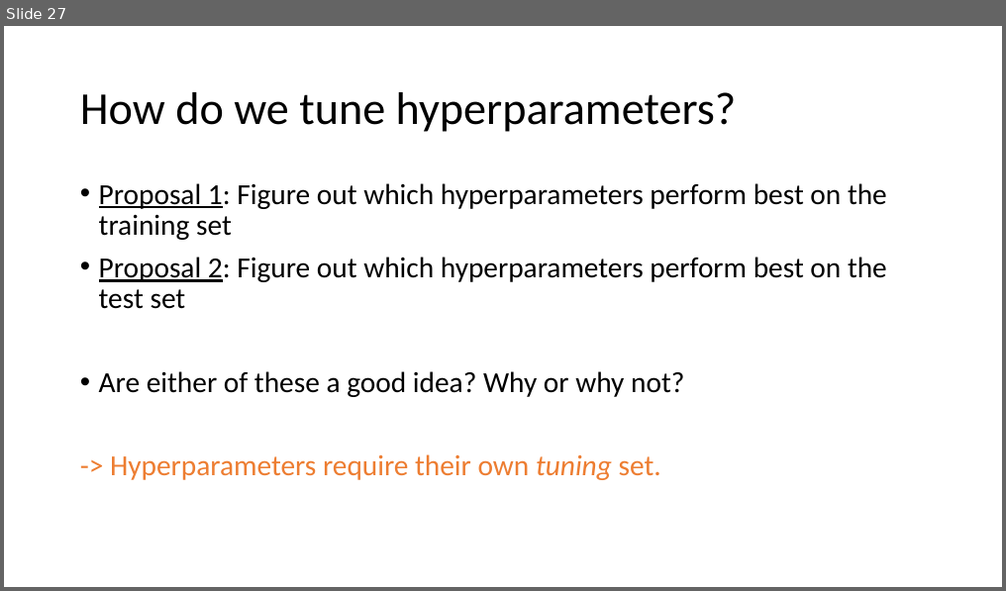
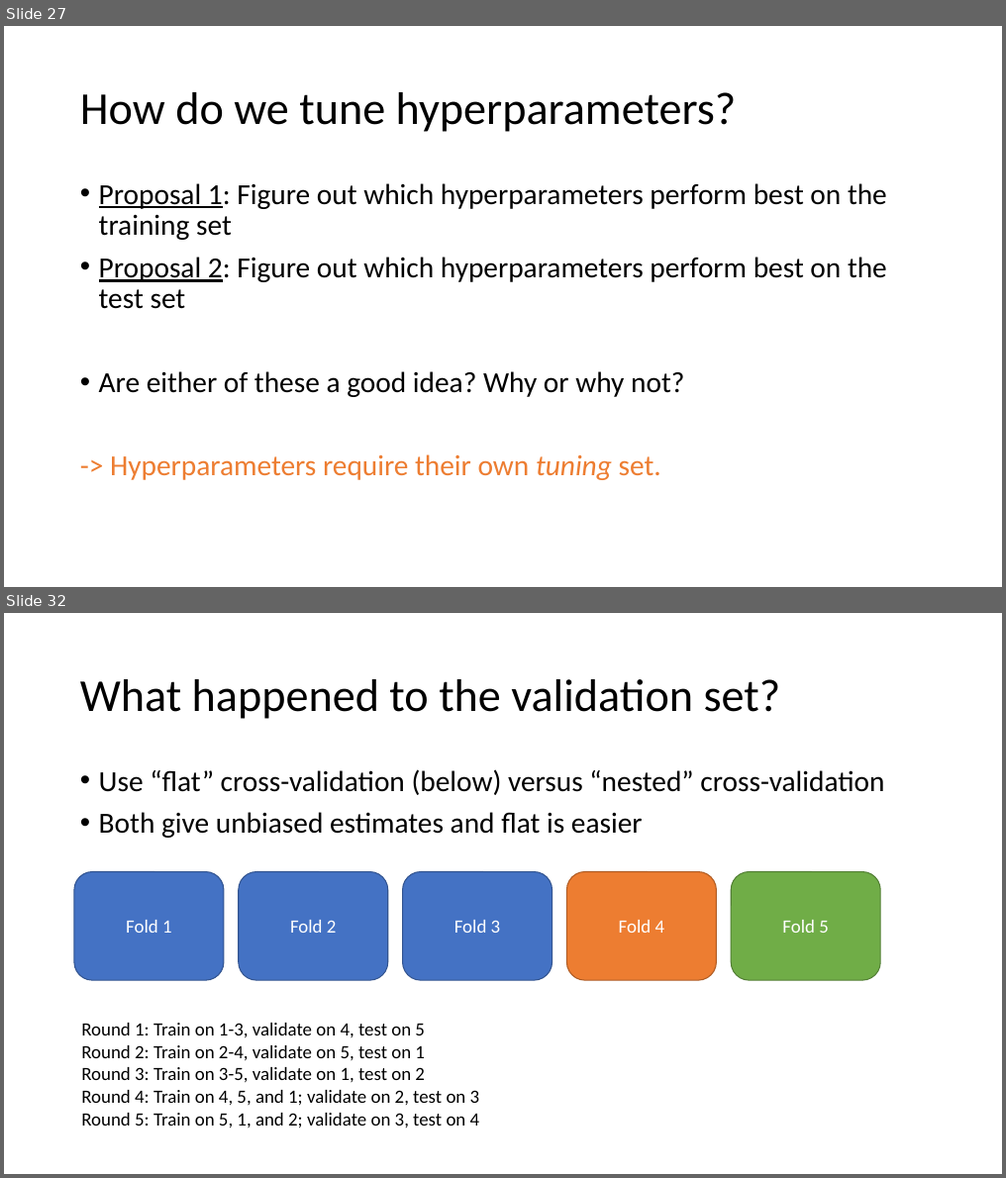
Before and after one commit to mengelhard/mmci_applied_ds, a slide deck: lectures/model_development.pptx. Shown one above the other, each under a label of ours: slide 27 before the commit, slides 27 and 32 after it; the slides between them are not shown. The pictures are 1006x591 and 1006x1178 pixels, drawn with LibreOffice and Linux fonts; fonts in the diff are those of the drawing. Boxes give left, top, right and bottom in pixels: in the first picture for what was removed or moved away, otherwise in the second. Text is boxed around its words. In the diff, an @@ line names an element or a change of style, - is before the commit and + after.

```diff
--- a/lectures/model_development.pptx
+++ b/lectures/model_development.pptx
@@ slide 32 added at bbox=[4, 613, 1002, 1174], background #FFFFFF @@
@@ title added at bbox=[80, 679, 781, 719], 44 pt, text #000000 @@
+What happened to the validation set?
@@ text added at bbox=[99, 769, 884, 838], 28 pt, text #000000 @@
+• Use “flat” cross-validation (below) versus “nested” cross-validation
+• Both give unbiased estimates and flat is easier
@@ rounded rectangle added at bbox=[74, 872, 224, 980], fill #4472C4, outline #325491 1 pt, 18 pt, text #FFFFFF @@
+Fold 1
@@ rounded rectangle added at bbox=[239, 872, 388, 980], fill #4472C4, outline #325491 1 pt, 18 pt, text #FFFFFF @@
+Fold 2
@@ rounded rectangle added at bbox=[403, 872, 552, 980], fill #4472C4, outline #325491 1 pt, 18 pt, text #FFFFFF @@
+Fold 3
@@ rounded rectangle added at bbox=[567, 872, 717, 980], fill #ED7D31, outline #AF5C24 1 pt, 18 pt, text #FFFFFF @@
+Fold 4
@@ rounded rectangle added at bbox=[731, 872, 880, 980], fill #70AD47, outline #538035 1 pt, 18 pt, text #FFFFFF @@
+Fold 5
@@ text added at bbox=[81, 1023, 480, 1129], 18 pt, text #000000 @@
+Round 1: Train on 1-3, validate on 4, test on 5
+Round 2: Train on 2-4, validate on 5, test on 1
+Round 3: Train on 3-5, validate on 1, test on 2
+Round 4: Train on 4, 5, and 1; validate on 2, test on 3
+Round 5: Train on 5, 1, and 2; validate on 3, test on 4
```
Also in this commit, not shown: 3 other slides added, 1 slide removed, 9 other files.
